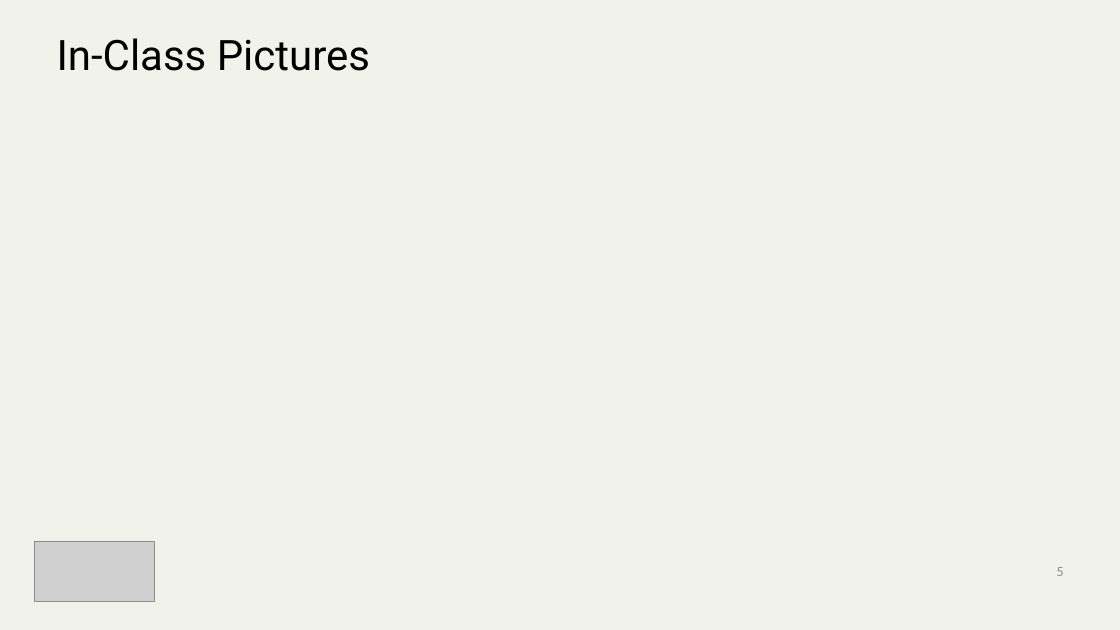
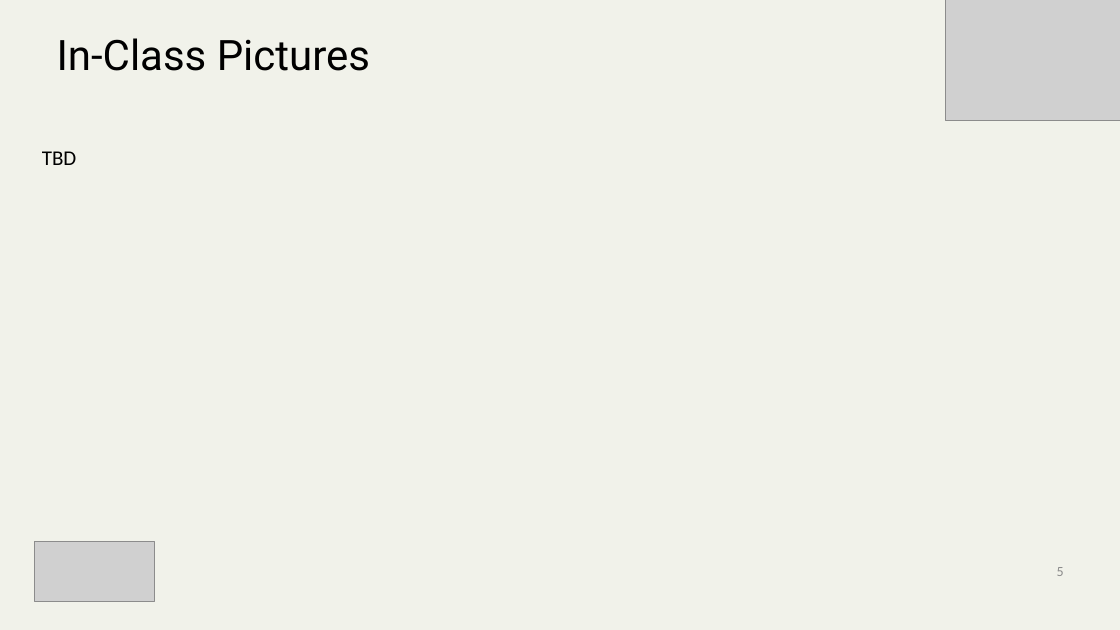
Before and after one commit to mickknutson/SITE_BOOTCAMP_QA, a slide deck: slide 5 of StudentWork/Besh/SITE Report Bashaer.pptx. Drawn at 1120x630 pixels with LibreOffice and Linux fonts; fonts in the diff are those of the drawing; grey boxes stand for pictures; background and template pictures are left out. Boxes give left, top, right and bottom in pixels: in the first picture for what was removed or moved away, otherwise in the second. Text is boxed around its words. In the diff, an @@ line names an element or a change of style, - is before the commit and + after.

```diff
--- a/StudentWork/Besh/SITE Report Bashaer.pptx
+++ b/StudentWork/Besh/SITE Report Bashaer.pptx
@@ picture added at [945,0,1120,120] @@
@@ text added at [42,151,77,165], 18 pt, text #000000 @@
+TBD
```
Also in this commit, not shown: 3 other slides changed, 2 slides added, 3 slides removed, 2 other files.
